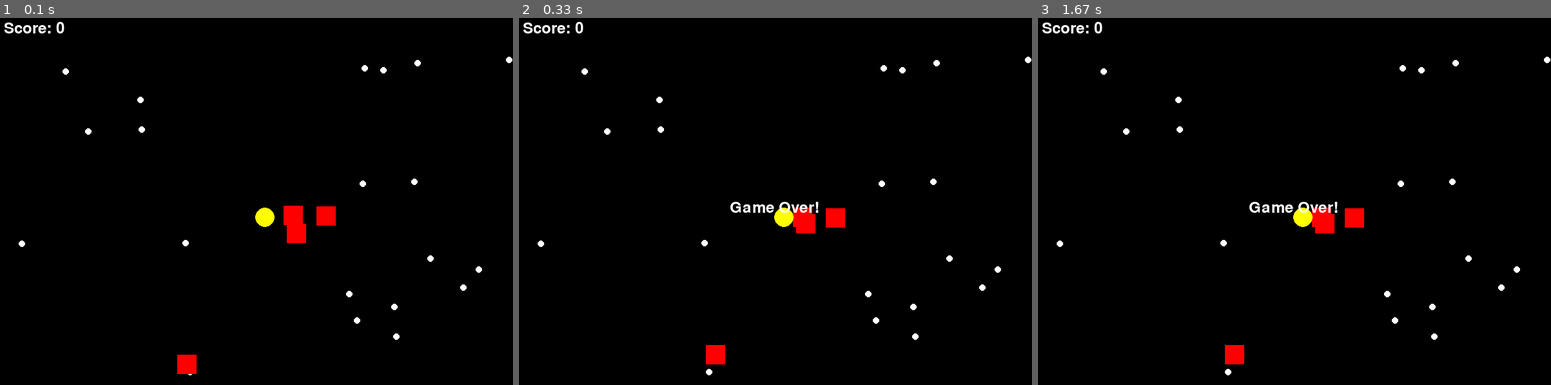
Above: before the commit, frames 1-3 (left to right).
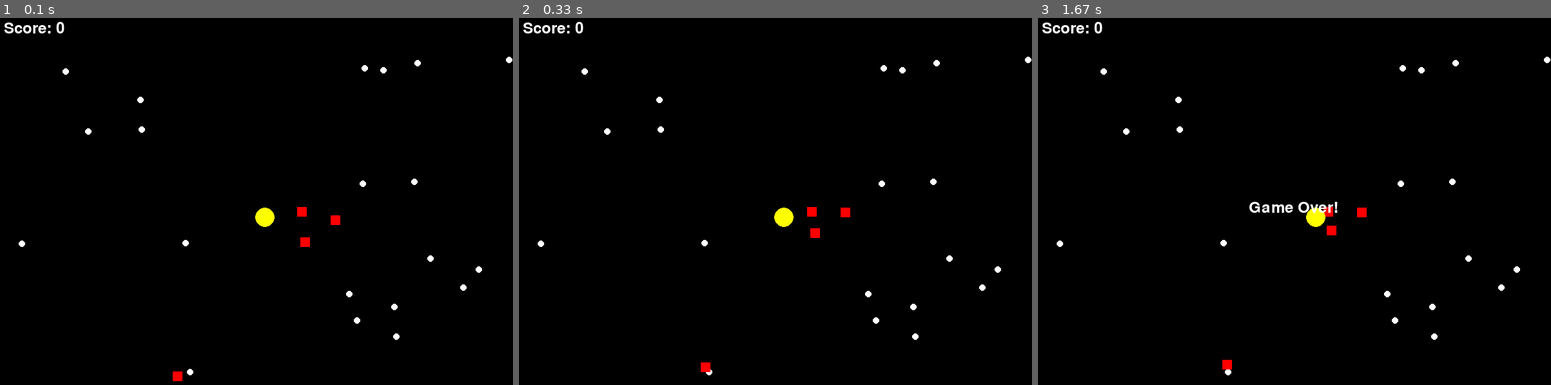
Above: after the commit, the same moments.

Repository: Lanthanum89/PythonTidbits
Game: pygame game, started from PyGame/pacMan.py
Two runs of this game, one before a commit and one after it. Both use one fixed random seed, a clock stepped at 60 frames per second and the inputs below.
Inputs:
- Up to frame 1 (0.1 s): no input
- Up to frame 2 (0.33 s): no input
- Up to frame 3 (1.67 s): hold Right 0.33-0.8 s

The runs differ from the first frame. In frame 1, 0.8% of the frame differs, in the area x 33-67%, y 51-99%; in frame 2, 1.0%, in the area x 35-65%, y 50-97%; in frame 3, 0.7%.

Commit message:
altered speeds and sizes of ghosts and dots

Diff:
--- a/PyGame/pacMan.py
+++ b/PyGame/pacMan.py
@@ -9,9 +9,9 @@
 SCREEN_HEIGHT = 600
 PLAYER_SIZE = 30
 DOT_SIZE = 10
-GHOST_SIZE = 30
+GHOST_SIZE = 15
 PLAYER_SPEED = 5
-GHOST_SPEED = 3
+GHOST_SPEED = 1
 
 # Colors
 BLACK = (0, 0, 0)
Not shown, changed: PyGame/README_pacMan.md
